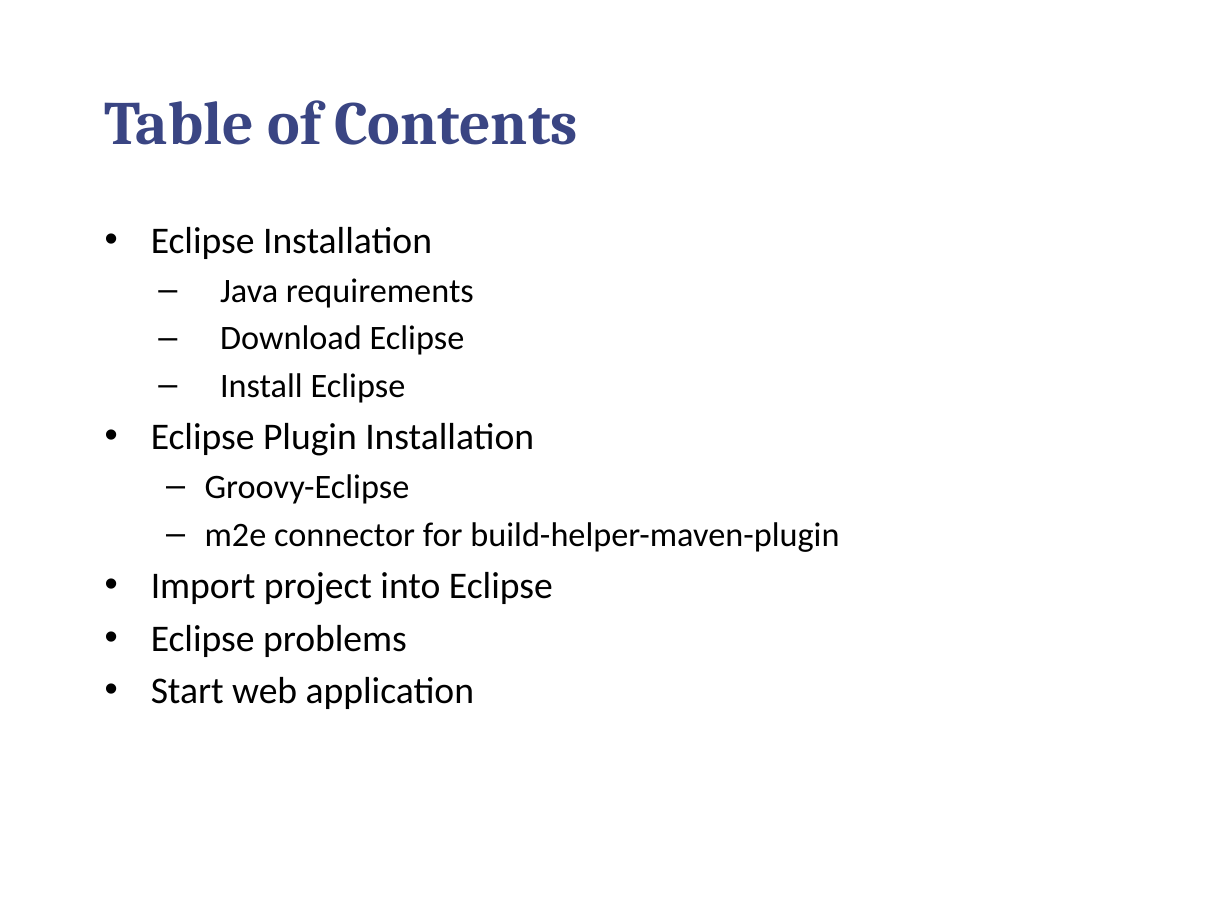
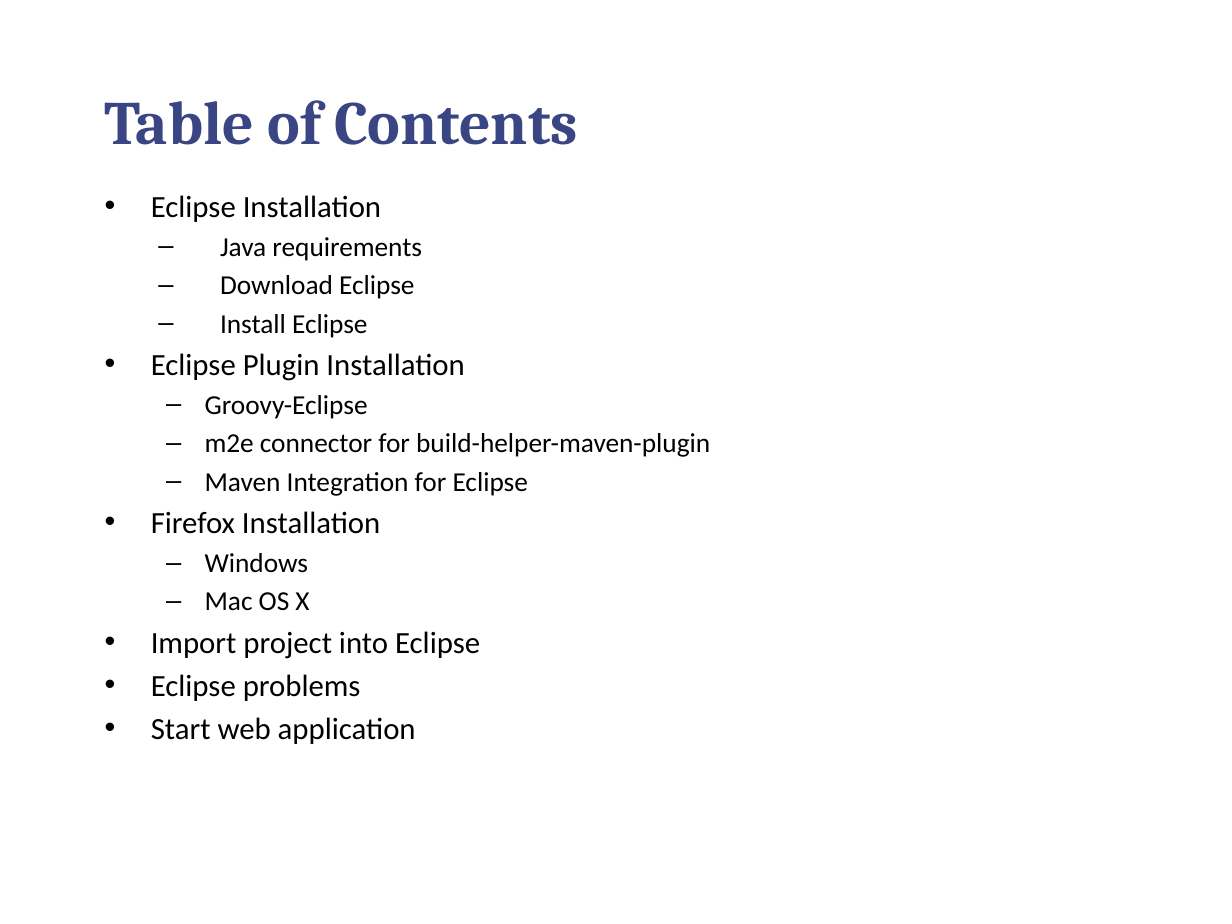
Before and after one commit to callistaenterprise/groovy-tdd-cadec, a slide deck: slide 2 of docs/groovy-tdd-installation.pptx. Drawn at 1232x924 pixels with LibreOffice and Linux fonts; fonts in the diff are those of the drawing; background and template pictures are left out. Boxes give left, top, right and bottom in pixels: in the first picture for what was removed or moved away, otherwise in the second. Text is boxed around its words. In the diff, an @@ line names an element or a change of style, - is before the commit and + after.

```diff
--- a/docs/groovy-tdd-installation.pptx
+++ b/docs/groovy-tdd-installation.pptx
@@ text "Eclipse Installation": place and size @@
-text "Eclipse Installation" at bbox=[151, 227, 839, 709]
+text "Eclipse Installation" at bbox=[151, 195, 710, 744]
@@ text at bbox=[151, 195, 710, 744]: size 22 to 18 pt in "Eclipse Installation", "Eclipse Plugin Installation", "Import project into Eclipse", "Eclipse problems" and 1 more places; size 20 to 16 pt in "Java requirements", "Download Eclipse", "Install Eclipse", "Groovy-Eclipse" and 1 more places @@
@@ text at bbox=[151, 472, 528, 611]: paragraphs added @@
+  – Maven Integration for Eclipse
+• Firefox Installation
+  – Windows
+  – Mac OS X
```
Also in this commit, not shown: 2 other slides changed, 3 slides added, 1 other file.
